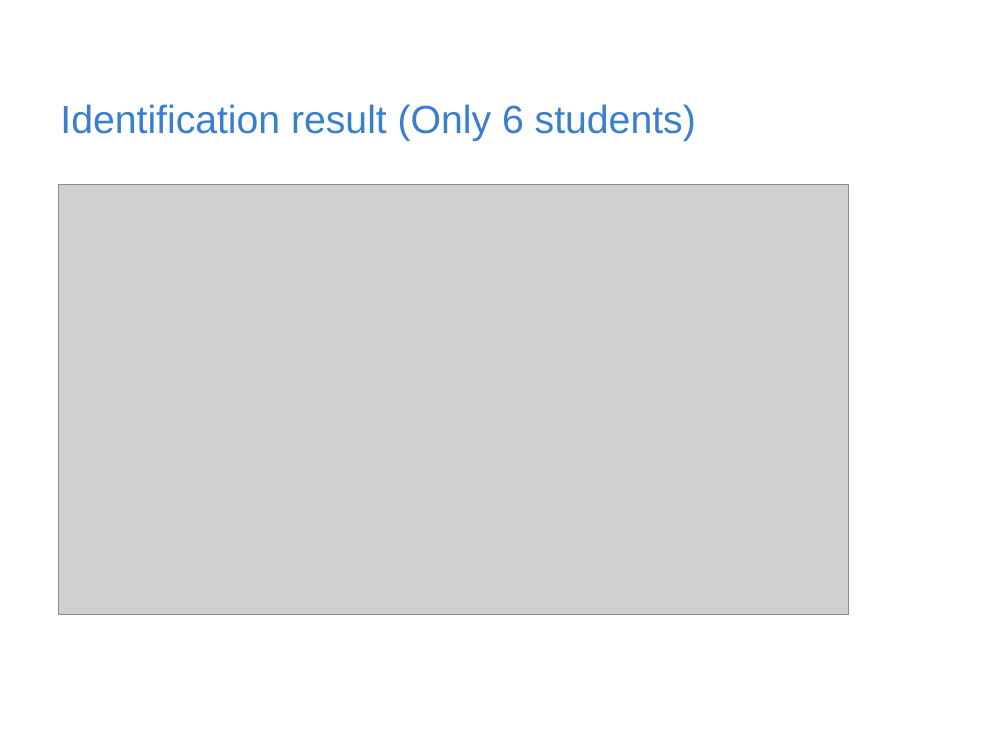
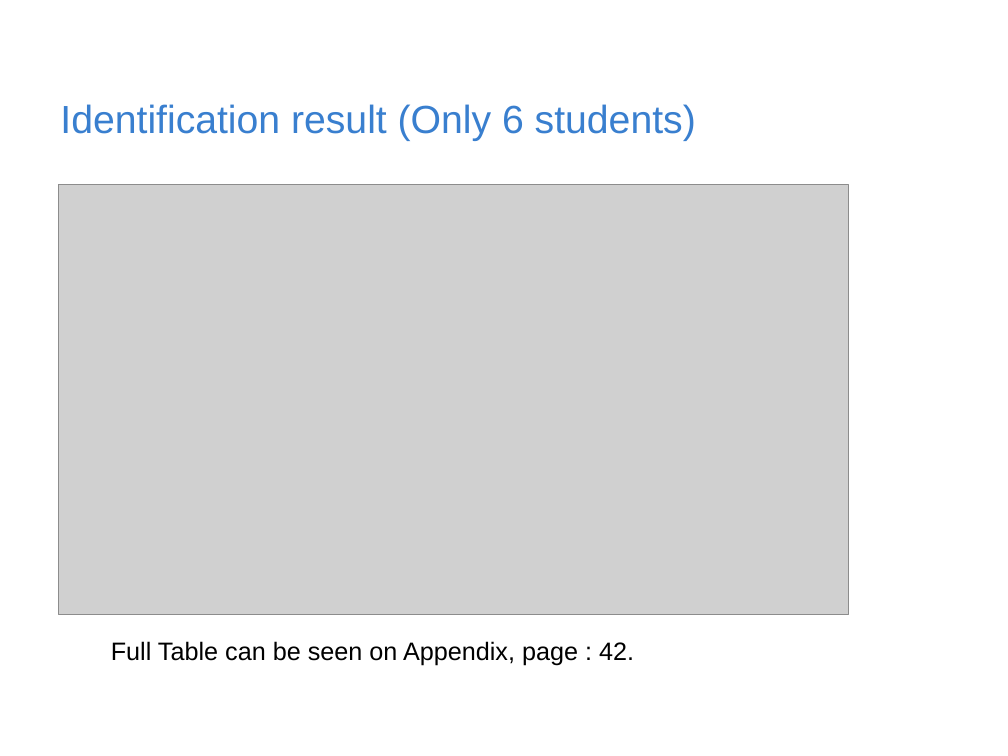
Before and after one commit to rischanlab/MyThesis, a slide deck: slide 21 of Thesis-presentation.pptx (slide 23 before the commit). Drawn at 1008x756 pixels with LibreOffice and Linux fonts; fonts in the diff are those of the drawing; grey boxes stand for pictures; background and template pictures are left out. Boxes give left, top, right and bottom in pixels: in the first picture for what was removed or moved away, otherwise in the second. Text is boxed around its words. In the diff, an @@ line names an element or a change of style, - is before the commit and + after.

```diff
--- a/Thesis-presentation.pptx
+++ b/Thesis-presentation.pptx
@@ text added at <box>111,641,634,665</box>, 18 pt, text #000000 @@
+  Full Table can be seen on Appendix, page : 42.
```
Also in this commit, not shown: 14 other slides changed, 3 slides added, 3 slides removed, 1 other file.
